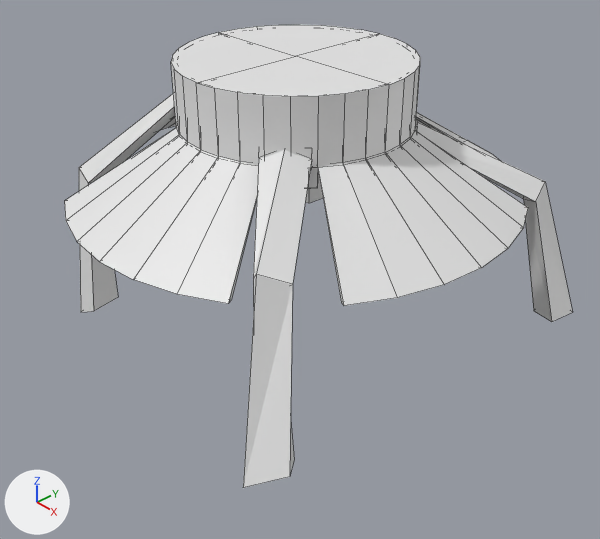
The Blender file BlenderFiles/spider_hat/spider_hat.blend: old version first, new version second.
The view is the same before and after, from a 50 mm camera at (4.89, -4.53, 2.2) aimed at (0.28, -0.21, -1.52). The axes (+X, +Y, +Z) are drawn at lower left. The lights are the same throughout. Both versions are drawn at the pose saved in each file; the numbers are the values there. Mesh edges are drawn as thin lines.

Names of what the first picture shows: 'SpiderHat', 'SpiderHatLegs'.
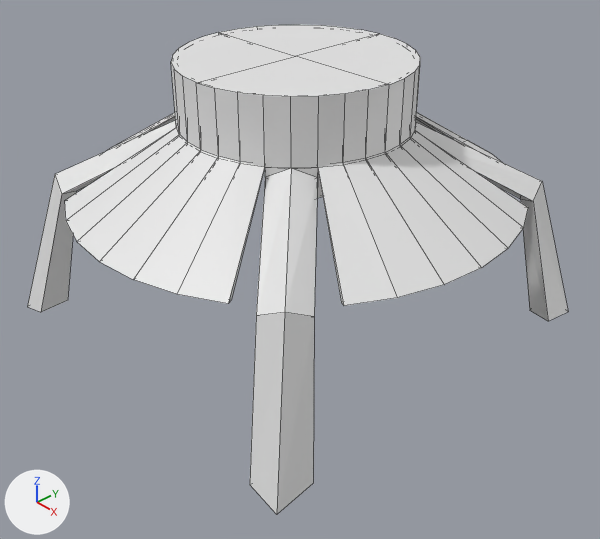
Changed parts and their boxes [x1, y1, x2, y2] in the pictures (600 x 539 px; the box of a moved part takes in the faces that stretch with it):
'SpiderHatLegs', reshaped (10% wider): before [79, 94, 572, 488]; after [27, 120, 568, 514]
part 1 of me_spiderhatlegs, moved or reshaped: before [415, 120, 572, 322]; after [415, 122, 568, 321]
part 2 of me_spiderhatlegs, moved or reshaped: before [79, 94, 323, 488]; after [27, 120, 323, 514]

The change in detail:
me_spiderhatlegs is used by ob_spiderhatlegs; location (0.0, 0.0, 0.0); scale (1.0, 1.0, 0.273).
me_spiderhatlegs had 168 vertices, 80 faces and spanned x -1.74..1.94, y -2.05..1.91, z -8.09..0.06.
me_spiderhatlegs now has 168 vertices, 80 faces and spans x -1.8..1.8, y -1.86..1.86, z -7.91..-1.0.
me_spiderhatlegs part 1: the loose piece of 42 vertices spanning x 0.41..1.84, y 0.39..1.85, z -7.85..-0.97 is multiplied about its middle by the matrix ((1.001, -0.019, 0.001), (0.019, 0.999, 0.002), (0.003, -0.038, 1.0)), then moved by (-0.03, 0.0, -0.04).
me_spiderhatlegs part 2: 126 of 168 vertices moved; they spanned x -1.74..1.94, y -2.05..1.91, z -8.09..0.06 and now span x -1.8..1.8, y -1.86..1.86, z -7.91..-1.0; mean shift (-0.02, -0.03, -0.53); largest move (1.94, -1.86, -6.23) -> (1.79, -1.5, -7.73).
